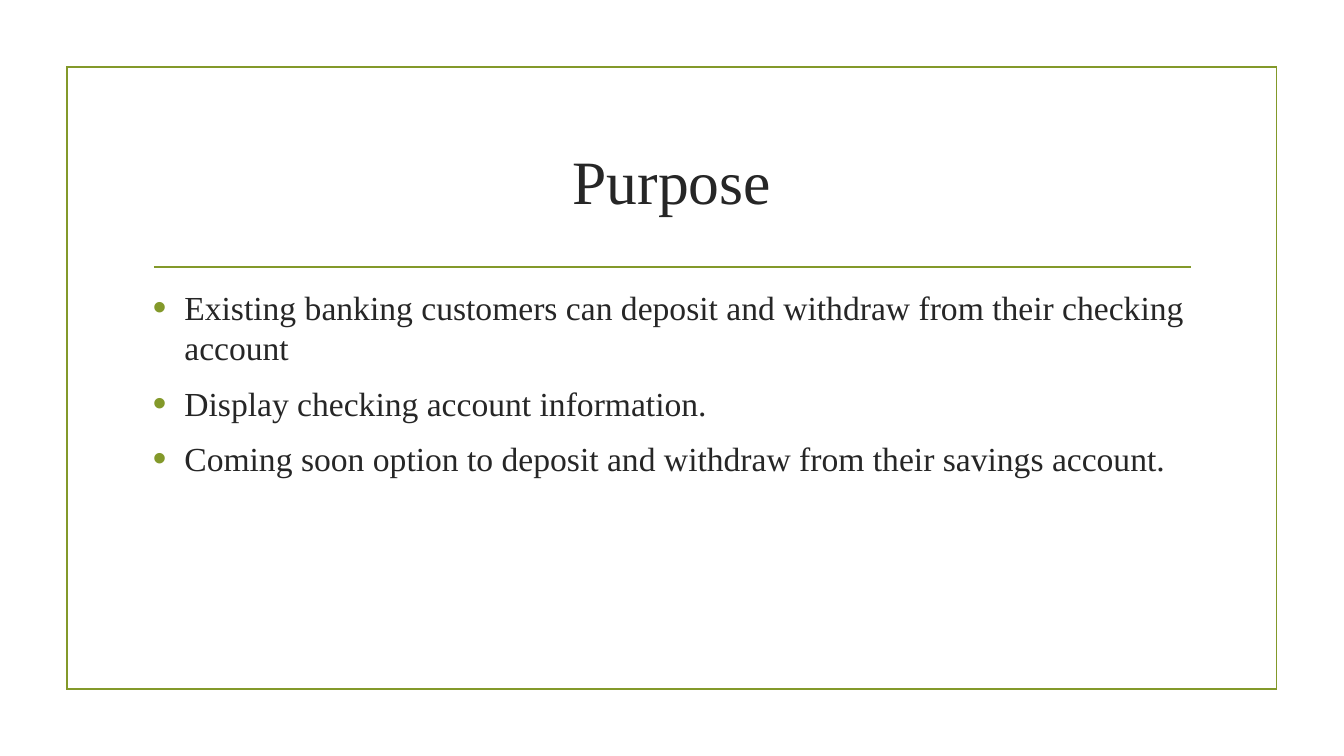
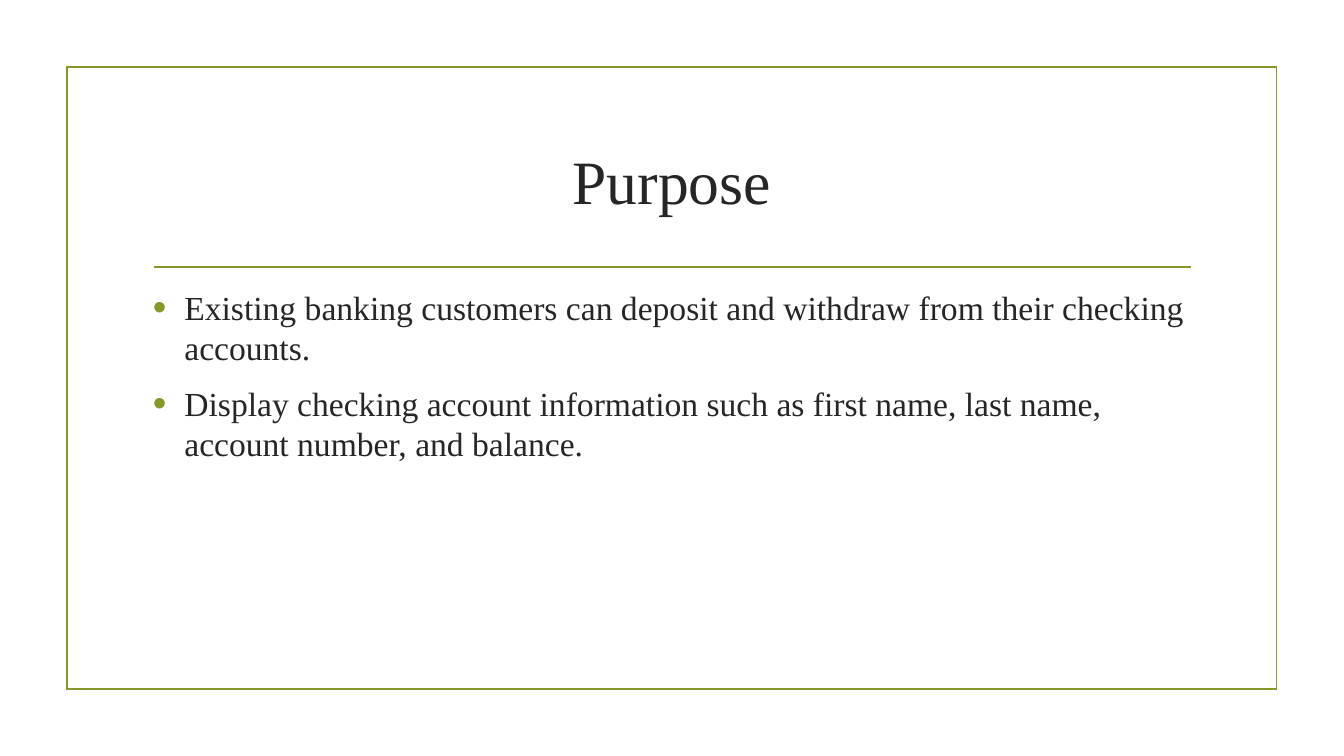
Before and after one commit to Carlos-Quarterman/TestP1, a slide deck: slide 2 of Banking Application Presentation.pptx. Drawn at 1344x756 pixels with LibreOffice and Linux fonts; fonts in the diff are those of the drawing; background and template pictures are left out. Boxes give left, top, right and bottom in pixels: in the first picture for what was removed or moved away, otherwise in the second. Text is boxed around its words. In the diff, an @@ line names an element or a change of style, - is before the commit and + after.

Commit message:
Initial commit, added project

```diff
--- a/Banking Application Presentation.pptx
+++ b/Banking Application Presentation.pptx
@@ text at [184, 296, 1183, 461]: text changed @@
-• Existing banking customers can deposit and withdraw from their checking account
-• Display checking account information.
-• Coming soon option to deposit and withdraw from their savings account.
+• Existing banking customers can deposit and withdraw from their checking accounts.
+• Display checking account information such as first name, last name, account number, and balance.
```
